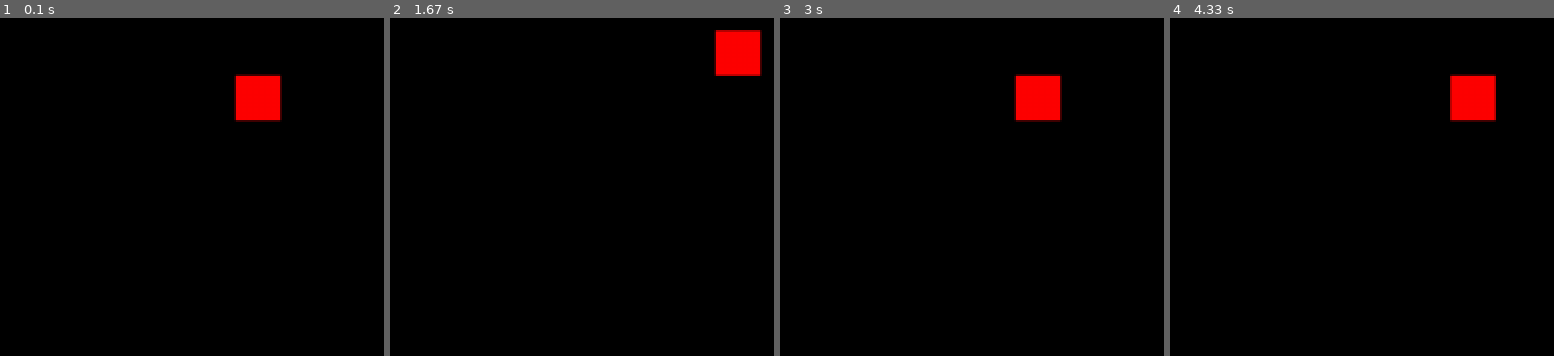
Above: before the commit, frames 1-4 (left to right).
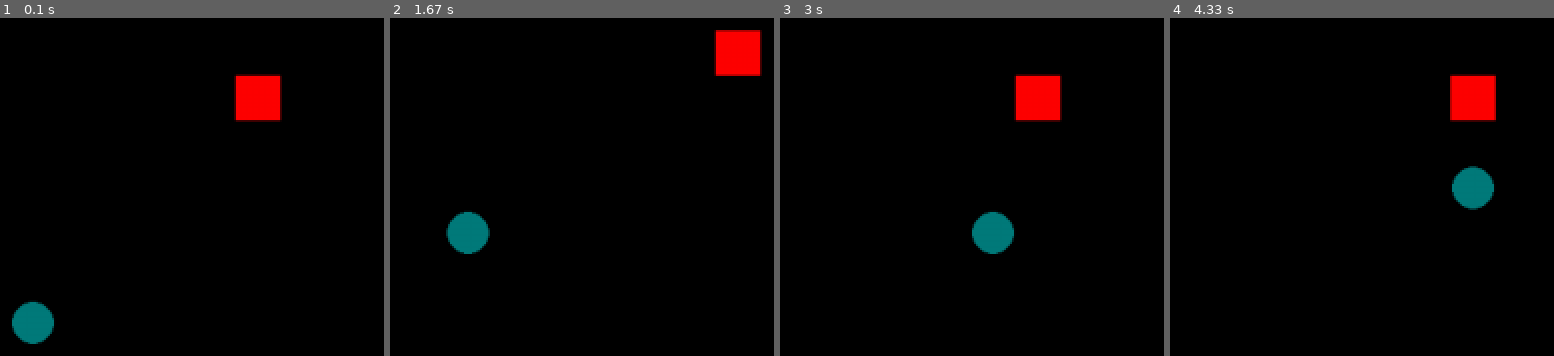
Above: after the commit, the same moments.

Repository: mytinycloud/90D-pygame-scaffold
Game: pygame game, started from main.py
Same seed, same stepped clock (60 frames per second), same inputs: the game is played once before the commit and once after it.
Inputs (mouse positions are in pixels of both pictures, inside the frame that each line leads up to):
- Up to frame 1 (0.1 s): no input
- Up to frame 2 (1.67 s): hold D 0.33-0.8 s; move the mouse to (578, 146) at 0.37 s; hold W 0.83-1.13 s; hold D 1.17-1.63 s
- Up to frame 3 (3 s): hold A 1.67-2.2 s; hold S 2.23-2.53 s; hold A 2.57-2.97 s
- Up to frame 4 (4.33 s): hold W 3-3.37 s; hold D 3.4-4.03 s; hold S from 4.07 s (still down)

The runs differ from the first frame. In frame 1, 1.1% of the frame differs, in the area x 3-15%, y 84-97%; in frame 2, 1.1%, in the area x 14-27%, y 57-70%; in frame 3, 1.1%; in frame 4, 1.1%.

Commit message:
Fix bug where enemy could never catch player

Diff:
--- a/main.py
+++ b/main.py
@@ -15,10 +15,10 @@
 systems.turn.mount_turn_system(group)
 systems.controls.mount_control_system(group)
 systems.player.mount_player_system(group)
+systems.enemy.mount_enemy_system(group)
 systems.motion.mount_motion_system(group)
 systems.testing.mount_testing_system(group)
 systems.sprites.mount_sprite_system(group, window.surface)
-systems.enemy.mount_enemy_system(group)
 
 # Game Initialization
 init(group, window)
--- a/systems/enemy.py
+++ b/systems/enemy.py
@@ -4,6 +4,7 @@
 from .sprites import SpriteComponent
 from .player import PlayerComponent
 from .turn import TurnComponent
+from . import turn
 
 from math import copysign
 from random import choice
@@ -19,12 +20,13 @@
             # Health
     pass
 
+
 def enemy_update_system(group: EntityGroup):
 
     player: PlayerComponent = group.query_singleton('player')
-    turn: TurnComponent = group.query_singleton('turn').turn
+    t: TurnComponent = group.query_singleton('turn').turn
 
-    if (turn.state != 2):
+    if (t.state != turn.TURN_ENEMY):
         return
 
     for e in group.query('enemy'):
@@ -37,41 +39,33 @@
 def mount_enemy_system(group: EntityGroup):
     group.mount_system(enemy_update_system)
 
+
 def move_towards_player(p_pos: Vector2, e_pos: Vector2):
 
     """
-        Current implementation allows running in a diagonal
-        Want the system to choose the larger of either x or y values
-        and set the other to zero
+        Naive pathing implementation to move towards player one
+        step at a time. If not in either x or y plane, then choose
+        a random one to move to.
+    """
+    delta = p_pos - e_pos
+    print(delta)
 
-        if Δ_x is !== 0, then do difference calculation
-        if Δ_y is !== 0, then do difference calculation
-        choose which one to randomly use
-    """
+    velocity_x = Vector2(copysign(1.0, delta.x), 0)
+    velocity_y = Vector2(0, copysign(1.0, delta.y))
 
-    new_x = p_pos.x - e_pos.x
-    new_y = p_pos.y - e_pos.y
-
-    velocity_x = Vector2(copysign(1.0, new_x), 0)
-    velocity_y = Vector2(0, copysign(1.0, new_y))
-
-    # Both equally far away, choose random one
-    if (new_x != 0 and new_y != 0):
-        print('not in plane', new_x, new_y)
+    # If neither are in plane with player, choose random one
+    if (delta.x != 0 and delta.y != 0):
+        print('not in plane', delta.x, delta.y)
         print('choice:', choice([velocity_x, velocity_y]))
         return choice([velocity_x, velocity_y])
 
-    if (new_x != 0):
-        print('returning x')
+    if (delta.x != 0):
         return velocity_x
     else:
-        print('returning y')
         return velocity_y
 
 def create_enemy(position = tuple[int, int]):
     enemy = Entity("enemy")
-    # enemy.health = #Hc
-    # enemy.motion = #motion
     enemy.enemy = EnemyComponent()
     enemy.sprite = SpriteComponent.from_circle(diameter=30, color=(0,123,123))
     enemy.motion = MotionComponent(position=Vector2(position[0],position[1]))
--- a/systems/testing.py
+++ b/systems/testing.py
@@ -18,7 +18,7 @@
 Mount the testing system any testing init
 '''
 def mount_testing_system(group: EntityGroup):
-    enemy1 = create_enemy((-10,20))
+    enemy1 = create_enemy((-5,5))
     # enemy2 = create_enemy((40,-60))
     # enemy3 = create_enemy((-50,-70))
     # enemy4 = create_enemy((70,70))
